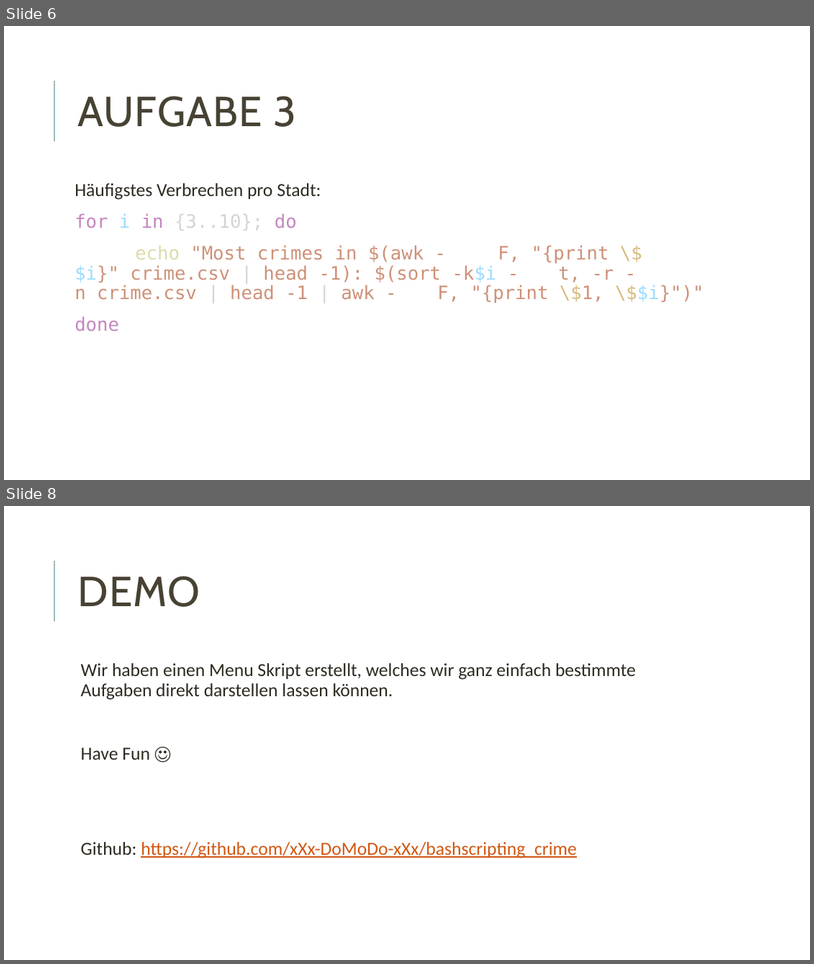
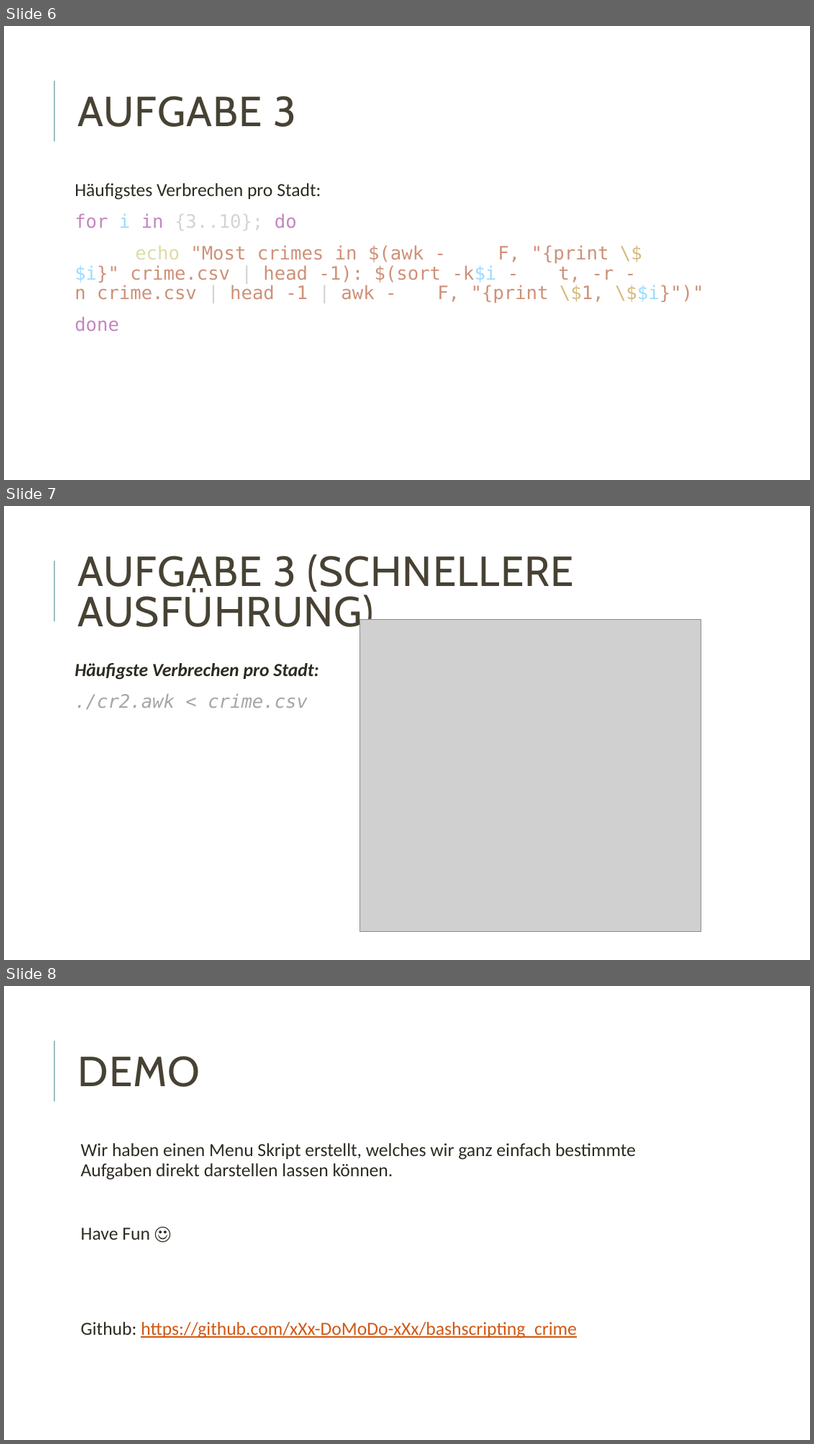
Before and after one commit to xXx-DoMoDo-xXx/bashscripting_crime, a slide deck: Bash-scripting-crime-statistic.pptx. Shown one above the other, each under a label of ours: slides 6 and 8 before the commit, slides 6, 7 and 8 after it; the slides between them are not shown. The pictures are 814x964 and 814x1444 pixels, drawn with LibreOffice and Linux fonts; fonts in the diff are those of the drawing; grey boxes stand for pictures. Boxes give left, top, right and bottom in pixels: in the first picture for what was removed or moved away, otherwise in the second. Text is boxed around its words. In the diff, an @@ line names an element or a change of style, - is before the commit and + after.

```diff
--- a/Bash-scripting-crime-statistic.pptx
+++ b/Bash-scripting-crime-statistic.pptx
@@ slide 7 added at bbox=[4, 506, 810, 960], background #FFFFFF; not listed: 1 template element that a slide beside it also shows @@
@@ title added at bbox=[77, 554, 574, 636], 50 pt, text #474233 @@
+AUFGABE 3 (SCHNELLERE AUSFÜHRUNG)
@@ picture added at bbox=[360, 619, 702, 932] @@
@@ text added at bbox=[75, 663, 319, 709], 22 pt, text #2E2B21, bold, italic @@
+Häufigste Verbrechen pro Stadt:
+./cr2.awk < crime.csv
```
Also in this commit, not shown: 1 slide changed, 1 slide removed, 3 other files.
